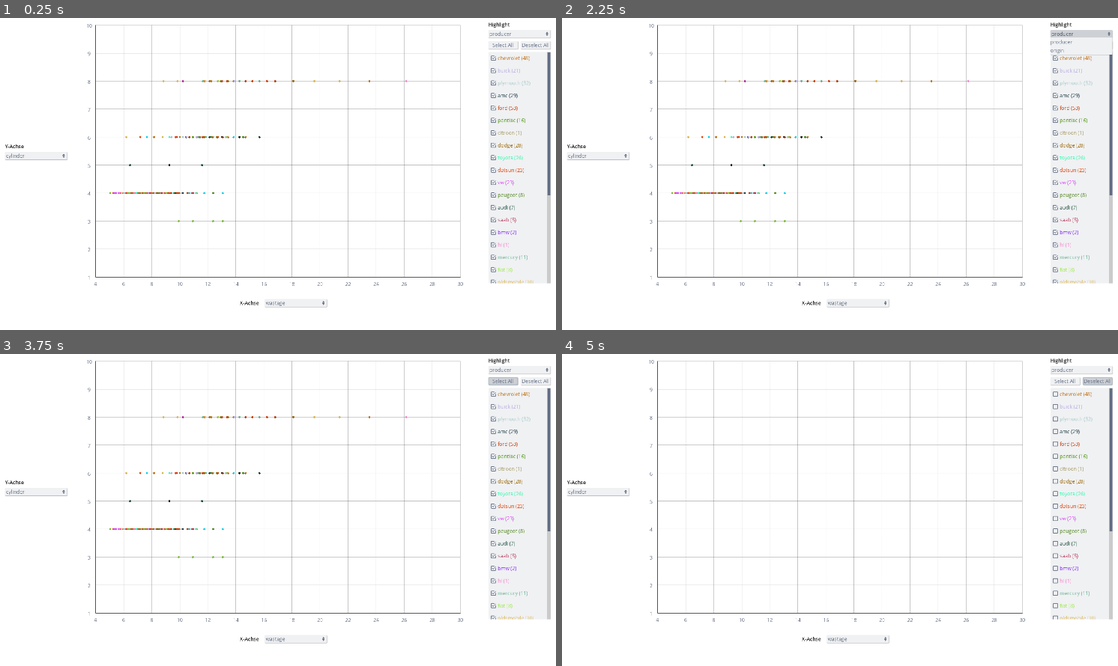
Above: before the commit, frames 1-4 (two rows, left to right).
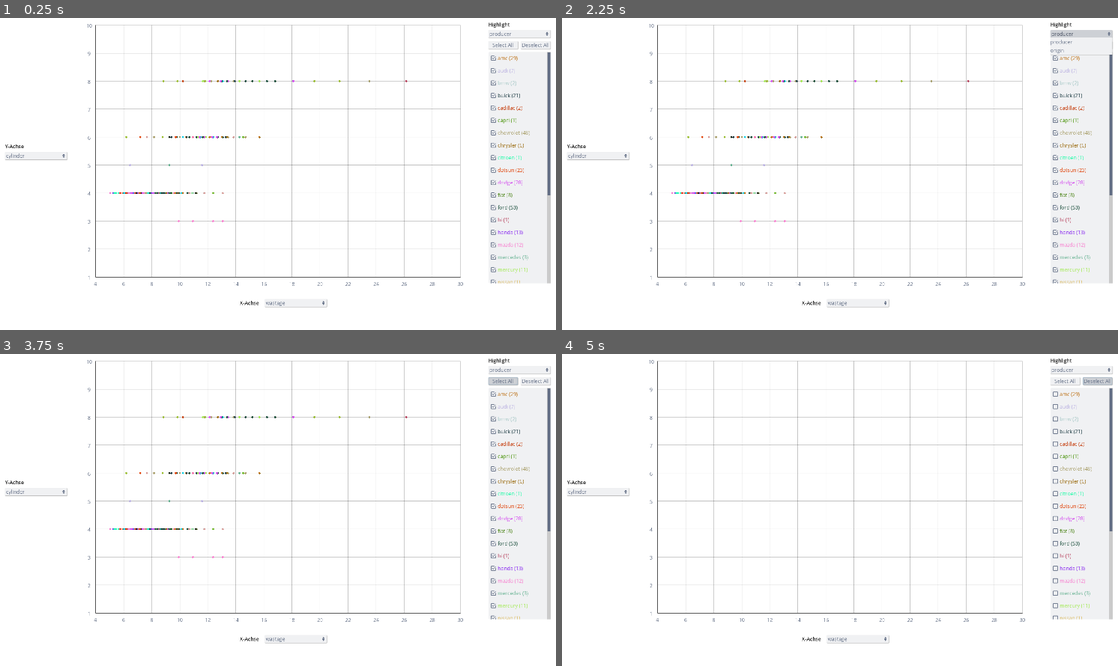
Above: after the commit, the same moments.

Repository: nevs-devs/cars
Game: Godot game, scene res://Main.tscn
Same seed, same stepped clock (60 frames per second), same inputs: the game is played once before the commit and once after it.
Inputs (mouse positions are in pixels of both pictures, inside the frame that each line leads up to):
- Up to frame 1 (0.25 s): no input
- Up to frame 2 (2.25 s): click "wastage" at 0.5 s; click "cylinder" at 1.25 s; click "producer" at 2 s
- Up to frame 3 (3.75 s): click (517, 394) at 2.77 s; click "Select All" at 3.5 s
- Up to frame 4 (5 s): click "Deselect All" at 4.25 s

The runs differ from the first frame. In frame 1, 0.8% of the frame differs, in the area x 19-96%, y 12-86%; in frame 2, 0.8%; in frame 3, 0.8%; in frame 4, 0.6%.

Commit message:
...

Diff:
--- a/Main.gd
+++ b/Main.gd
@@ -142,11 +142,12 @@
 	$SelectButton.text = SelectOptions[select_id]
 	delete_children($ScrollContainer/VBoxContainer)
 	var values = get_unique_values(SelectOptions[select_id])
-	# values.sort()
+	var values_keys = values.keys()
+	values_keys.sort()
 	var index = 0
 	selection_toggles = []
 	selections = []
-	for value in values:
+	for value in values_keys:
 		selection_toggles.append(true)
 		selections.append(value)
 		var item = check_list_item.instance()
